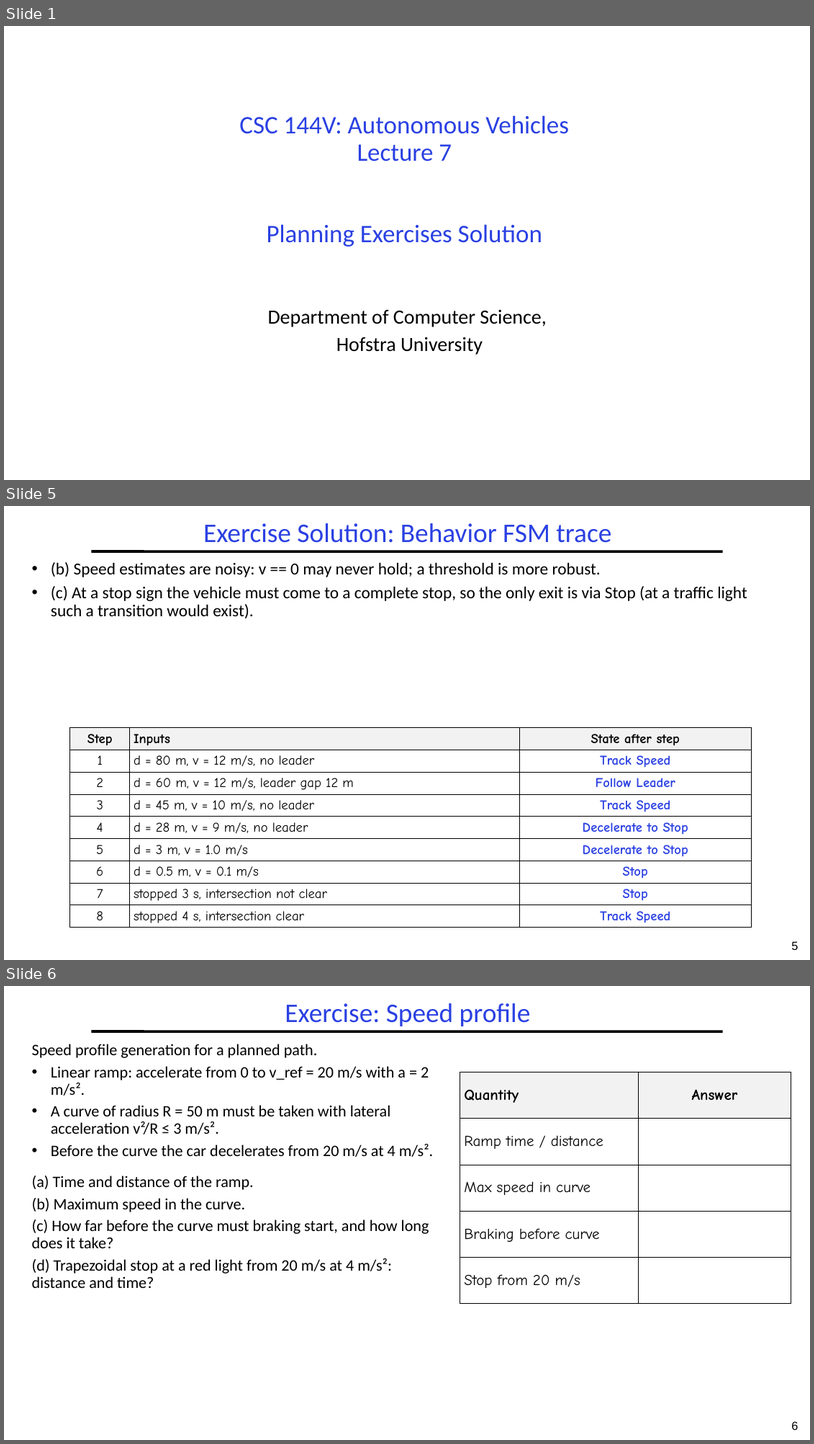
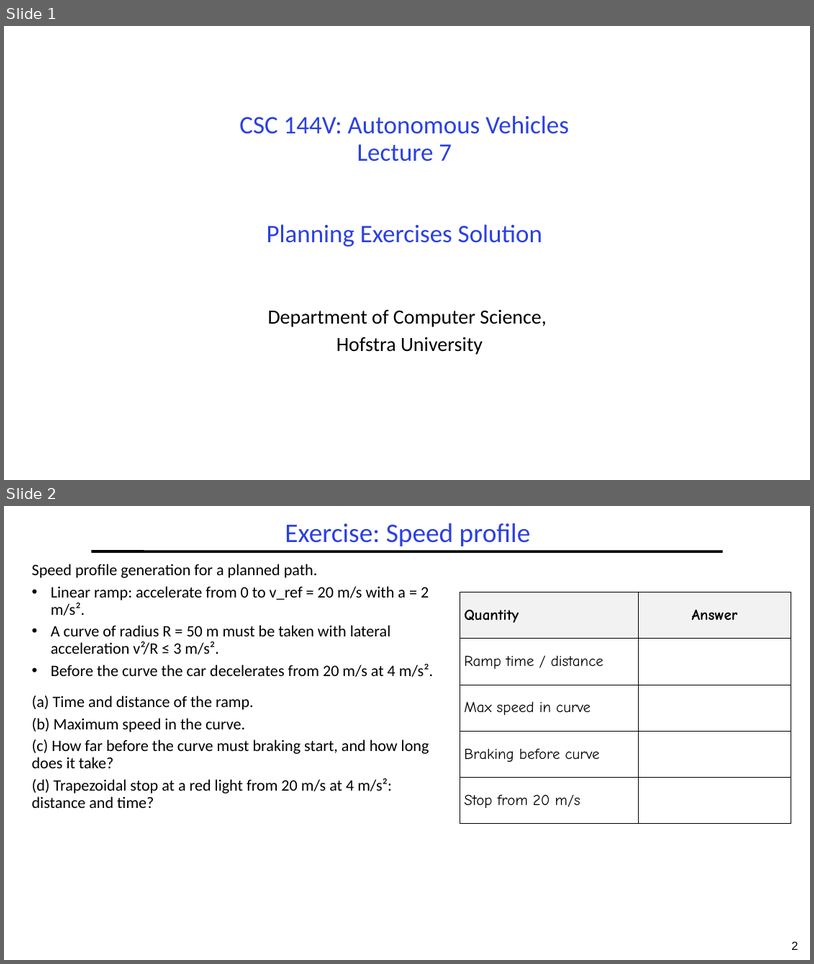
Before and after one commit to guhofstra/CSC144V, a slide deck: Exercises/L7-Exercises ANS.pptx. Shown one above the other, each under a label of ours: slides 1, 5 and 6 before the commit, slides 1 and 2 after it; the slides between them are not shown. The pictures are 814x1444 and 814x964 pixels, drawn with LibreOffice and Linux fonts; fonts in the diff are those of the drawing. Boxes give left, top, right and bottom in pixels: in the first picture for what was removed or moved away, otherwise in the second. Text is boxed around its words. In the diff, an @@ line names an element or a change of style, - is before the commit and + after.

```diff
--- a/Exercises/L7-Exercises ANS.pptx
+++ b/Exercises/L7-Exercises ANS.pptx
@@ slide 5 removed at [4, 506, 810, 960], background #FFFFFF; not listed: 2 template elements that a slide beside it also shows @@
@@ title removed at [203, 523, 612, 543] @@
-Exercise Solution: Behavior FSM trace
@@ text removed at [51, 562, 748, 618] @@
-• (b) Speed estimates are noisy: v == 0 may never hold; a threshold is more robust.
-• (c) At a stop sign the vehicle must come to a complete stop, so the only exit is via Stop (at a traffic light such a transition would exist).
@@ table removed at [70, 728, 751, 927], 9 rows, 3 columns @@
-Step | Inputs | State after step
-1 | d = 80 m, v = 12 m/s, no leader | Track Speed
-2 | d = 60 m, v = 12 m/s, leader gap 12 m | Follow Leader
-3 | d = 45 m, v = 10 m/s, no leader | Track Speed
-4 | d = 28 m, v = 9 m/s, no leader | Decelerate to Stop
-5 | d = 3 m, v = 1.0 m/s | Decelerate to Stop
-6 | d = 0.5 m, v = 0.1 m/s | Stop
-7 | stopped 3 s, intersection not clear | Stop
-8 | stopped 4 s, intersection clear | Track Speed
@@ what was slide 6 is now slide 2 @@
@@ page number at [792, 941, 798, 950]: text changed @@
-6
+2
```
Also in this commit, not shown: 5 other slides removed, 19 other files.
